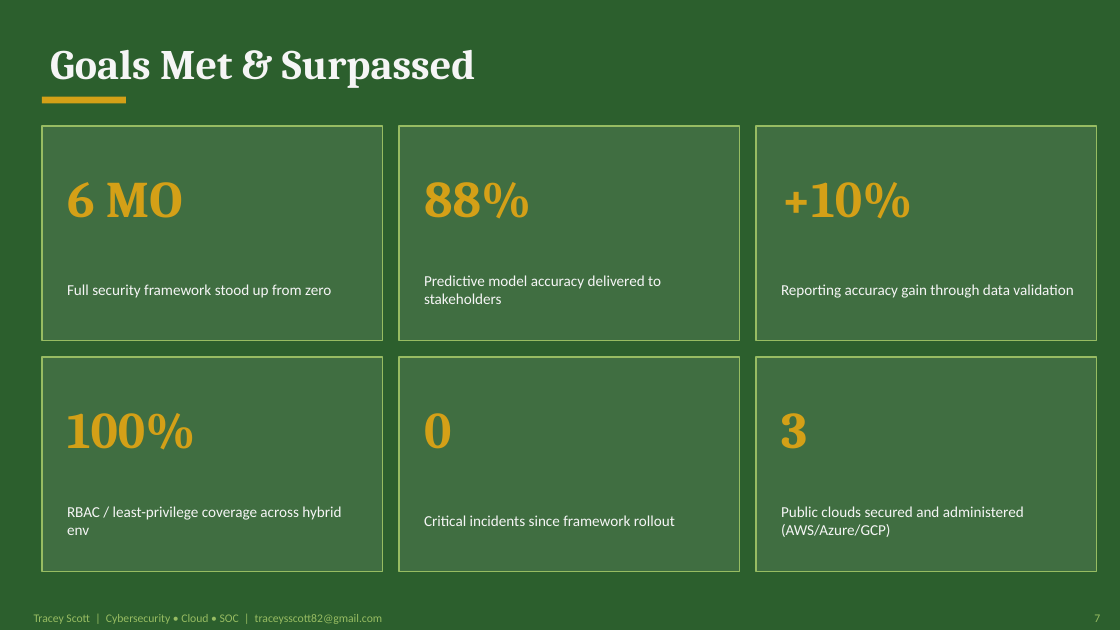
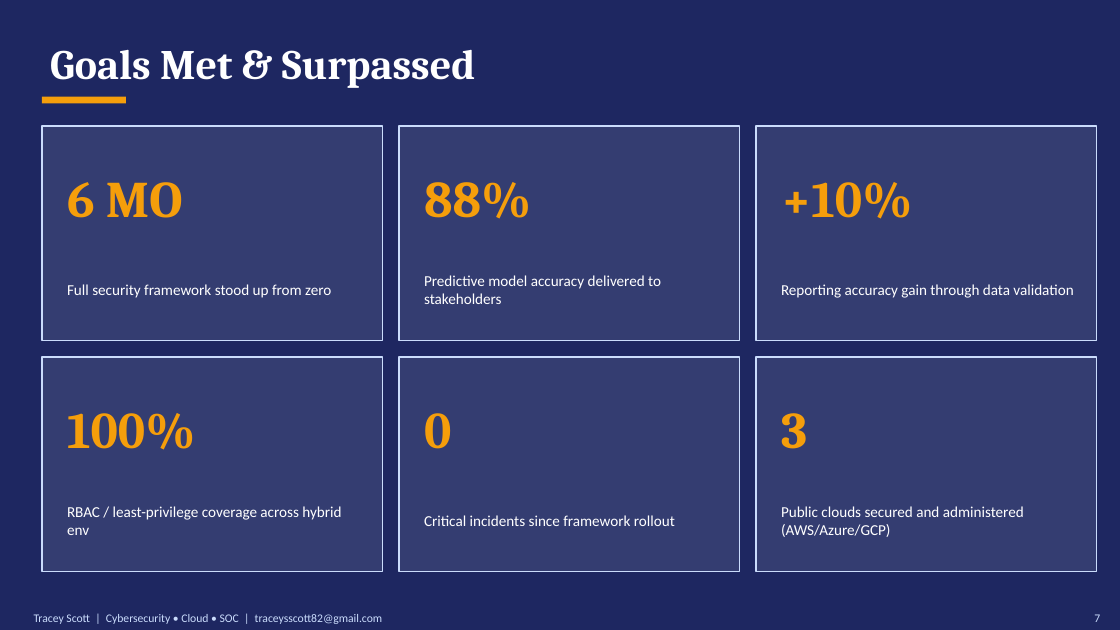
Before and after one commit to CyberTrace777/tracey-portfolio-deck, a slide deck: slide 7 of Tracey-Scott-Portfolio.pptx. Drawn at 1120x630 pixels with LibreOffice and Linux fonts; fonts in the diff are those of the drawing. Boxes give left, top, right and bottom in pixels: in the first picture for what was removed or moved away, otherwise in the second. Text is boxed around its words. In the diff, an @@ line names an element or a change of style, - is before the commit and + after.

Commit message:
Update deck colors to Midnight Executive palette

```diff
--- a/Tracey-Scott-Portfolio.pptx
+++ b/Tracey-Scott-Portfolio.pptx
@@ background #2C5F2D to #1E2761 @@
@@ rectangle at (42,97,126,103): fill #D4A017 to #F59E0B @@
@@ fill #F5F5F5 at 10% opacity to #FFFFFF at 10% opacity; outline #97BC62 1 pt to #CADCFC 1 pt in 6 elements at (42,126,382,340), (399,126,739,340), (756,126,1096,340), (42,357,382,571), (399,357,739,571), (756,357,1096,571) @@
@@ text colour #D4A017 to #F59E0B in 6 elements at (67,182,183,218), (424,182,531,219), (781,182,912,219), (67,413,195,450), (424,413,451,449), (781,413,807,449) @@
@@ text colour #F5F5F5 to #FFFFFF in 7 elements at (50,49,475,88), (67,284,331,298), (424,275,661,304), (781,284,1073,298), (67,506,341,535), (424,515,675,526), (781,506,1024,537) @@
@@ rectangle at (0,605,1117,630): fill #2C5F2D to #1E2761 @@
@@ text "Tracey Scott | Cybersecurity • ..." at (34,614,382,624): text colour #97BC62 to #CADCFC @@
@@ text "7" at (1094,614,1100,622): text colour #97BC62 to #CADCFC @@
```
Also in this commit, not shown: 7 other slides changed, 10 other files.
